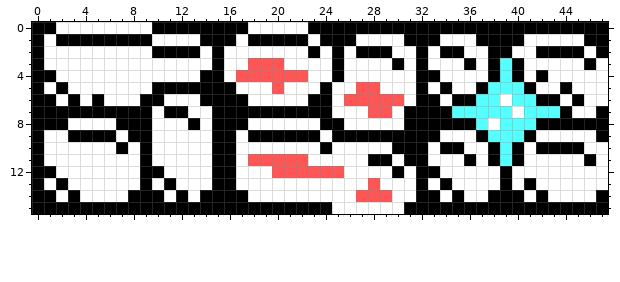
One commit to this pixel-art file: Assets/Sprites/Tiles/BasicGroundTiles.aseprite. That is the earlier state.
48x16 pixels, 1 frame.
Once edited:
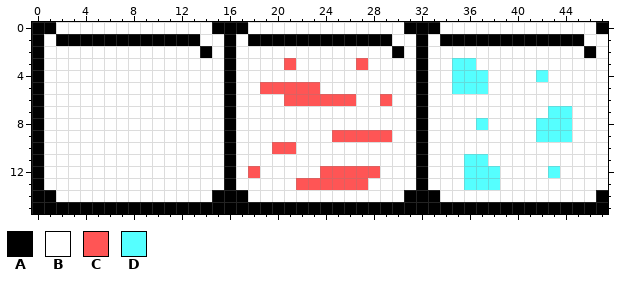
Palette (. is transparent): A #000000  B #ffffff  C #ff5555  D #55ffff
What changed:
Layer "Outline":
y 0: x 10..14 AAAAA -> BBBBB; x 23..30 AAAAAAAA -> BBBBBBBB; x 34..46 AAAAAAAAAAAAA -> BBBBBBBBBBBBB
y 1: x 10..15 BBBBAA -> AAAABB; x 23 B -> A; x 27..29 BBB -> AAA; x 31 A -> B; x 33..36 ABBB -> BAAA; x 41..47 BBBBBAA -> AAAAABB
y 2: x 10..16 AAAABAB -> BBBBABA; x 23 A -> B; x 25 A -> B; x 27..30 AAAB -> BBBA; x 34..35 AA -> BB; x 38..39 AA -> BB; x 42..47 AAAABA -> BBBBAB
y 3: x 15..16 AB -> BA; x 18..21 CCCB -> BBBC; x 25 A -> B; x 27 B -> C; x 30 A -> B; x 35..36 BA -> DD; x 38..40 ADA -> BBB; x 46 A -> B
y 4: x 1 A -> B; x 14..22 AABCCCCCC -> BBABBBBBB; x 25 A -> B; x 33 A -> B; x 35..40 BBBADA -> DDDBBB; x 42 A -> D
y 5: x 2 A -> B; x 10..15 AAAAAA -> BBBBBB; x 19 B -> C; x 21..24 BBBA -> CCCB; x 27..28 CC -> BB; x 34..41 ABBADDDA -> BDDDBBBB; x 44 A -> B
y 6: x 1 A -> B; x 3 A -> B; x 5 A -> B; x 9..10 AA -> BB; x 14..15 AA -> BB; x 17 A -> B; x 21..25 BBAAB -> CCCCC; x 27..28 CC -> BB; x 30 C -> B; x 33 A -> B; x 35..38 AADD -> BBBB; x 40..43 DDAA -> BBBB; x 45 A -> B
y 7: x 1..9 AAAAAAAAA -> BBBBBBBBB; x 11..12 AA -> BB; x 15 A -> B; x 17..24 AAAAAAAA -> BBBBBBBB; x 28..29 CC -> BB; x 31 A -> B; x 33..39 AADDDDD -> BBBBBBB; x 41..42 DD -> BB; x 44 A -> D; x 47 A -> B
y 8: x 1..2 AA -> BB; x 7..9 AAA -> BBB; x 13 A -> B; x 15 A -> B; x 17 A -> B; x 24..25 AA -> BB; x 31 A -> B; x 33..36 AAAA -> BBBB; x 39..47 DDDAAAAAA -> BBBDDDBBB
y 9: x 3..6 AAAA -> BBBB; x 8..9 AA -> BB; x 15 A -> B; x 18..23 AAAAAA -> BBBBBB; x 25..31 AAAAAAA -> CCCCCBB; x 33 A -> B; x 37..44 ADDDABBB -> BBBBBDDD; x 47 A -> B
y 10: x 7 A -> B; x 9 A -> B; x 15 A -> B; x 20..21 BB -> CC; x 24 A -> B; x 30..31 AA -> BB; x 34..35 AA -> BB; x 38..40 ADA -> BBB; x 42..45 AAAA -> BBBB
y 11: x 9 A -> B; x 15 A -> B; x 18..22 CCCCC -> BBBBB; x 28..29 AA -> BB; x 31 A -> B; x 36..40 ABADA -> DDBBB; x 46 A -> B
y 12: x 1 A -> B; x 9..10 AA -> BB; x 15 A -> B; x 18 B -> C; x 20..23 CCCC -> BBBB; x 26..28 BBB -> CCC; x 30 A -> B; x 33 A -> B; x 36..39 BBBA -> DDDB; x 43 B -> D
y 13: x 2 A -> B; x 9 A -> B; x 11 A -> B; x 15 A -> B; x 22..28 BBBBBBC -> CCCCCCB; x 34 A -> B; x 36..39 BBBA -> DDDB; x 41 A -> B
y 14: x 3 A -> B; x 8..10 AAA -> BBB; x 12 A -> B; x 14 A -> B; x 27..29 CCC -> BBB; x 31 B -> A; x 35 A -> B; x 38..40 AAA -> BBB; x 42 A -> B
y 15: x 25..30 BBBBBB -> AAAAAA
Where, in picture pixels (left, top, right, bottom), the same in both pictures:
changed: (44, 22, 608, 214)
